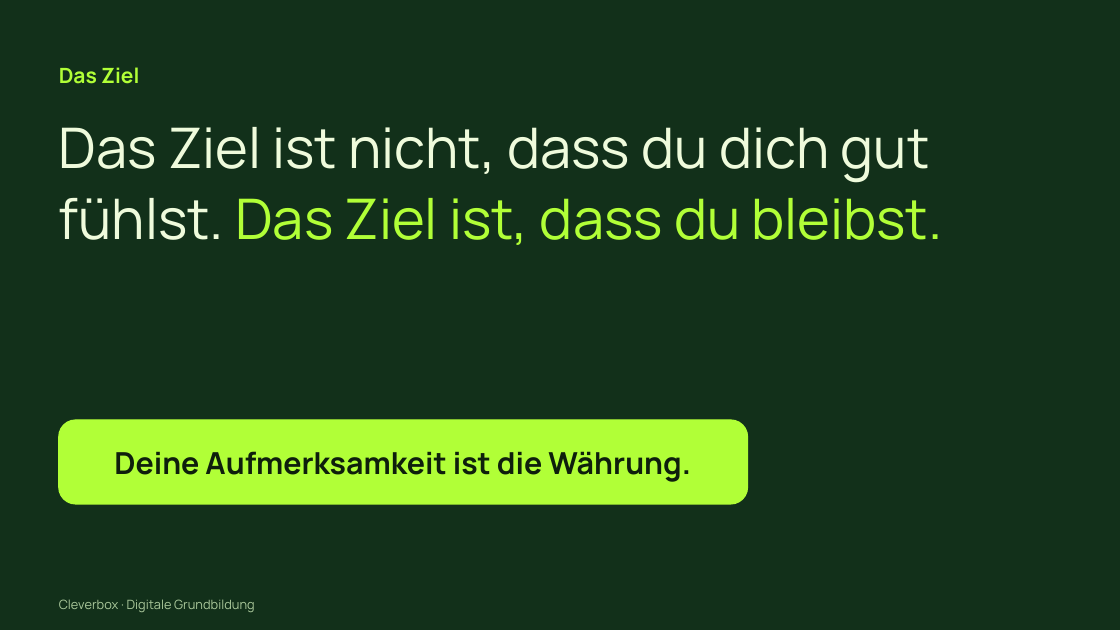
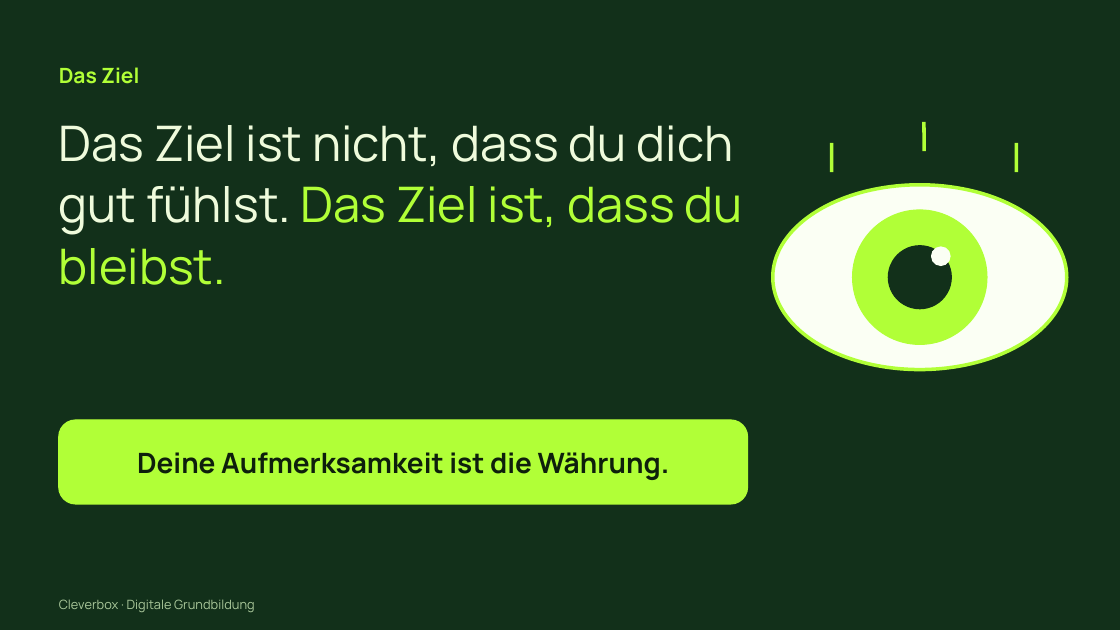
Before and after one commit to arminheske/claudecloud, a slide deck: slide 7 of videoslides/cleverbox-tiktok-slides.pptx. Drawn at 1120x630 pixels with LibreOffice and Linux fonts; fonts in the diff are those of the drawing. Boxes give left, top, right and bottom in pixels: in the first picture for what was removed or moved away, otherwise in the second. Text is boxed around its words. In the diff, an @@ line names an element or a change of style, - is before the commit and + after.

```diff
--- a/videoslides/cleverbox-tiktok-slides.pptx
+++ b/videoslides/cleverbox-tiktok-slides.pptx
@@ text "Das Ziel ist nicht, dass ..." at (59, 125, 743, 285): size 48 to 42 pt @@
@@ line added from (832, 143) to (832, 172), #B1FF37 3 pt @@
@@ line added from (924, 122) to (924, 151), #B1FF37 3 pt @@
@@ line added from (1017, 143) to (1017, 172), #B1FF37 3 pt @@
@@ ellipse added at (773, 185, 1067, 370), fill #FBFFF4, outline #B1FF37 3 pt @@
@@ ellipse added at (853, 210, 987, 344), fill #B1FF37, outline #B1FF37 1 pt @@
@@ ellipse added at (888, 245, 951, 308), fill #12301A, outline #12301A 1 pt @@
@@ ellipse added at (932, 247, 950, 266), fill #FBFFF4, outline #FBFFF4 1 pt @@
@@ text "Deine Aufmerksamkeit ist die Währung." at (137, 452, 670, 480): size 26 to 24 pt @@
```
Also in this commit, not shown: 15 other slides changed.
